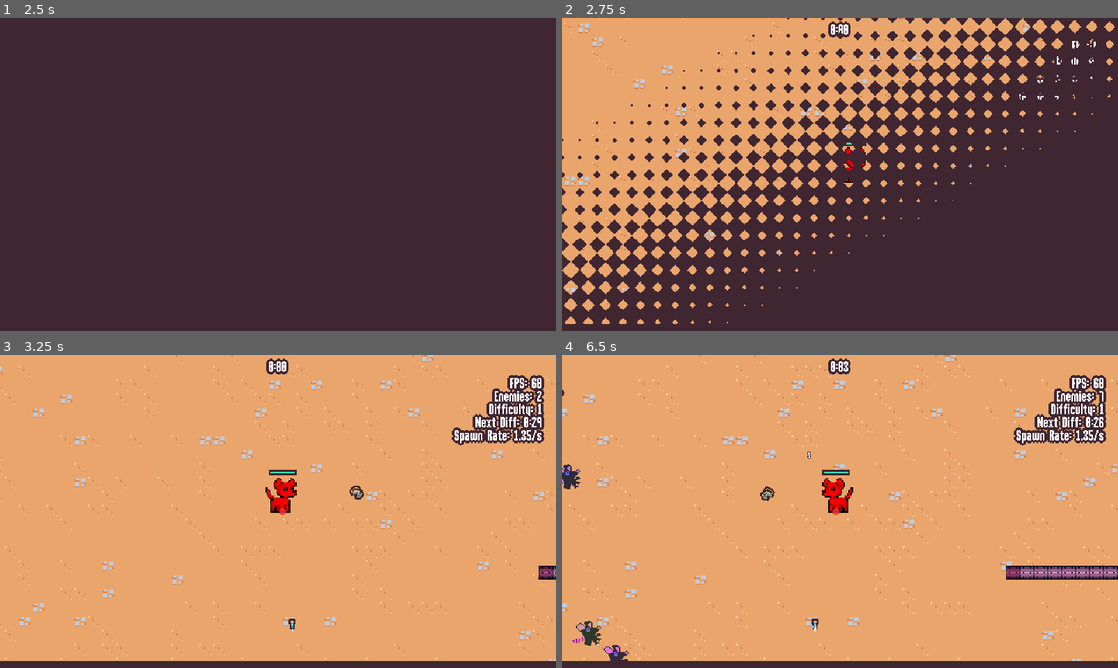
Above: before the commit, frames 1-4 (two rows, left to right).
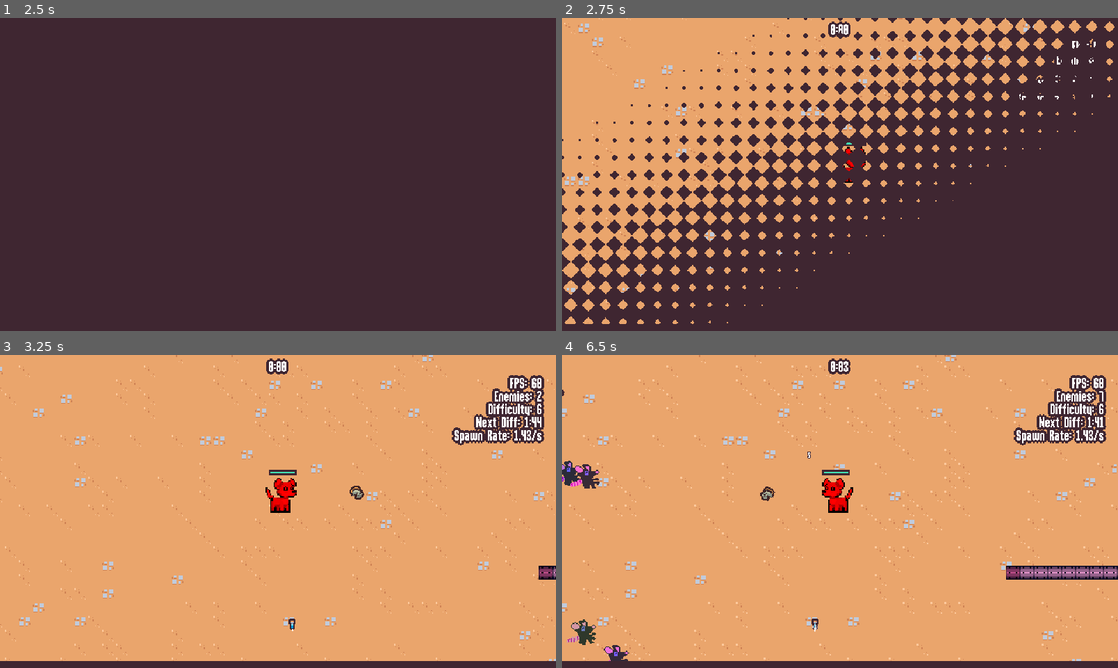
Above: after the commit, the same moments.

Repository: slophaus/vampire
Game: Godot game, scene res://scenes/ui/main_menu.tscn
Same seed, same stepped clock (60 frames per second), same inputs: the game is played once before the commit and once after it.
Inputs (mouse positions are in pixels of both pictures, inside the frame that each line leads up to):
- Up to frame 1 (2.5 s): click "1 Player" at 0.5 s; click "1 Player" at 1.25 s; click "Play" at 2 s
- Up to frame 2 (2.75 s): no input
- Up to frame 3 (3.25 s): move the mouse to (400, 495) at 2.77 s; press the mouse at (400, 495) at 2.78 s; hold D (move_right) from 2.78 s (still down)
- Up to frame 4 (6.5 s): move the mouse to (728, 527) at 3.52 s; release D (move_right) at 3.53 s; release the mouse at (728, 527) at 3.53 s; hold S (move_down) 3.53-4.28 s; click (728, 527) at 3.6 s; move the mouse to (895, 442) at 4.27 s; press the mouse at (895, 442) at 4.28 s; hold D (move_right) 4.28-5.03 s; move the mouse to (812, 574) at 5.02 s; release the mouse at (812, 574) at 5.03 s; hold W (move_up) 5.03-5.78 s; click (812, 574) at 5.1 s; move the mouse to (1006, 558) at 5.77 s; press the mouse at (1006, 558) at 5.78 s; hold A (move_left) from 5.78 s (still down)

Frame 1 is identical in both runs. In frame 2, less than 0.1% of the frame differs, in the area x 85-96%, y 18-26%; in frame 3, 0.4%; in frame 4, 1.1%, in the area x 0-98%, y 14-93%.

Commit message:
Adjust weapon penetration and leveling

Diff:
--- /dev/null
+++ b/resources/upgrades/boomerang_level.tres
@@ -0,0 +1,10 @@
+[gd_resource type="Resource" script_class="AbilityUpgrade" load_steps=2 format=3 uid="uid://dil8v1vu65apm"]
+
+[ext_resource type="Script" uid="uid://bo62cjqkynv4i" path="res://resources/upgrades/ability_upgrade.gd" id="1_ibioa"]
+
+[resource]
+script = ExtResource("1_ibioa")
+id = "boomerang_level"
+max_quantity = 0
+name = "Boomerang Level"
+description = "Throws a boomerang that reaches farther and hits more enemies."
--- a/resources/upgrades/fireball_level.tres
+++ b/resources/upgrades/fireball_level.tres
@@ -7,4 +7,4 @@
 id = "fireball_level"
 max_quantity = 0
 name = "Fireball Level"
-description = "Adds an extra fireball per attack and increases fireball damage by 2."
+description = "Adds an extra fireball per attack, increasing fireball damage, size, and penetration."
--- a/scenes/ability/axe_ability/axe_ability.gd
+++ b/scenes/ability/axe_ability/axe_ability.gd
@@ -3,7 +3,7 @@
 
 const MAX_RADIUS := 100
 const MAX_ROTATION := 2
-const MAX_HITS := 3
+const BASE_PENETRATION := 3
 
 @onready var hitbox_component := $HitboxComponent
 
@@ -15,6 +15,8 @@
 
 func _ready():
 	base_rotation = Vector2.RIGHT.rotated(randf_range(0, TAU))
+	if hitbox_component.penetration <= 0:
+		hitbox_component.penetration = BASE_PENETRATION
 	hitbox_component.hit_landed.connect(on_hit_landed)
 
 	var tween = create_tween()
@@ -38,5 +40,5 @@
 
 func on_hit_landed(current_hits: int) -> void:
 	hit_count = current_hits
-	if hit_count >= MAX_HITS:
+	if hit_count >= hitbox_component.penetration:
 		queue_free()
--- a/scenes/ability/axe_ability_controller/axe_ability_controller.gd
+++ b/scenes/ability/axe_ability_controller/axe_ability_controller.gd
@@ -4,6 +4,7 @@
 
 var base_damage = 10
 var additional_damage_percent: float = 1.0
+var base_penetration := 3
 var axe_level := 1
 var multi_shot_delay := 0.1
 var player_number := 1
@@ -68,5 +69,6 @@
 		axe_instance.global_position = player.global_position
 		axe_instance.hitbox_component.damage = base_damage * additional_damage_percent
 		axe_instance.hitbox_component.knockback = 0.0
+		axe_instance.hitbox_component.penetration = base_penetration
 		if shot_index < axe_level - 1:
 			await get_tree().create_timer(multi_shot_delay).timeout
--- a/scenes/ability/boomerang_ability/boomerang_ability.gd
+++ b/scenes/ability/boomerang_ability/boomerang_ability.gd
@@ -4,7 +4,7 @@
 const SPEED := 210.0
 const RETURN_SPEED_MULTIPLIER := 2.0
 const SPIN_SPEED := TAU * 1.5
-const MAX_HITS := 10
+const BASE_PENETRATION := 10
 const RETURN_DISTANCE := 24.0
 
 @onready var hitbox_component := $HitboxComponent
@@ -20,6 +20,8 @@
 
 
 func _ready():
+	if hitbox_component.penetration <= 0:
+		hitbox_component.penetration = BASE_PENETRATION
 	hitbox_component.hit_landed.connect(on_hit_landed)
 
 
@@ -62,5 +64,5 @@
 
 func on_hit_landed(current_hits: int) -> void:
 	hit_count = current_hits
-	if hit_count >= MAX_HITS:
+	if hit_count >= hitbox_component.penetration:
 		queue_free()
--- a/scenes/ability/boomerang_ability_controller/boomerang_ability_controller.gd
+++ b/scenes/ability/boomerang_ability_controller/boomerang_ability_controller.gd
@@ -1,12 +1,16 @@
 extends Node
 
-const MAX_RANGE = 150
+const BASE_RANGE = 150
+const RANGE_PER_LEVEL = 25
+const BASE_PENETRATION = 10
+const PENETRATION_PER_LEVEL = 2
 
 @export var boomerang_ability_scene: PackedScene
 
 var base_damage = 4
 var additional_damage_percent: float = 1.0
 var base_wait_time
+var boomerang_level := 1
 var player_number := 1
 
 
@@ -26,12 +30,12 @@
 
 	var aim_direction = get_aim_direction(player)
 	if aim_direction != Vector2.ZERO:
-		spawn_boomerang(player.global_position, player.global_position + (aim_direction * MAX_RANGE), player)
+		spawn_boomerang(player.global_position, player.global_position + (aim_direction * get_boomerang_range()), player)
 		return
 
 	var enemies = get_tree().get_nodes_in_group("enemy")
 	enemies = enemies.filter(func(enemy: Node2D):
-		return enemy.global_position.distance_squared_to(player.global_position) < pow(MAX_RANGE, 2)
+		return enemy.global_position.distance_squared_to(player.global_position) < pow(get_boomerang_range(), 2)
 	)
 
 	if enemies.is_empty():
@@ -57,6 +61,8 @@
 			$Timer.start()
 		"boomerang_damage":
 			additional_damage_percent = 1 + (current_upgrades["boomerang_damage"]["quantity"] * 0.15)
+		"boomerang_level":
+			boomerang_level = 1 + current_upgrades["boomerang_level"]["quantity"]
 
 
 func get_player() -> Node2D:
@@ -110,5 +116,10 @@
 	foreground_layer.add_child(boomerang_instance)
 	boomerang_instance.hitbox_component.damage = base_damage * additional_damage_percent
 	boomerang_instance.hitbox_component.knockback = 80.0
+	boomerang_instance.hitbox_component.penetration = BASE_PENETRATION + (PENETRATION_PER_LEVEL * (boomerang_level - 1))
 
-	boomerang_instance.setup(start_position, target_position, MAX_RANGE, player)
+	boomerang_instance.setup(start_position, target_position, get_boomerang_range(), player)
+
+
+func get_boomerang_range() -> float:
+	return BASE_RANGE + (RANGE_PER_LEVEL * (boomerang_level - 1))
--- a/scenes/ability/fireball_ability/fireball_ability.gd
+++ b/scenes/ability/fireball_ability/fireball_ability.gd
@@ -2,7 +2,7 @@
 class_name FireballAbility
 
 const SPEED := 150.0
-const MAX_HITS := 3
+const BASE_PENETRATION := 3
 
 @onready var hitbox_component: HitboxComponent = $HitboxComponent
 @onready var animated_sprite: AnimatedSprite2D = $AnimatedSprite2D
@@ -17,6 +17,8 @@
 func _ready():
 	animated_sprite.play()
 	collision_shape.disabled = false
+	if hitbox_component.penetration <= 0:
+		hitbox_component.penetration = BASE_PENETRATION
 	hitbox_component.hit_landed.connect(on_hit_landed)
 
 
@@ -42,5 +44,5 @@
 
 func on_hit_landed(current_hits: int) -> void:
 	hit_count = current_hits
-	if hit_count >= MAX_HITS:
+	if hit_count >= hitbox_component.penetration:
 		queue_free()
--- a/scenes/ability/fireball_ability_controller/fireball_ability_controller.gd
+++ b/scenes/ability/fireball_ability_controller/fireball_ability_controller.gd
@@ -3,6 +3,10 @@
 const MAX_RANGE = 450
 const PLAYER_ATTACK_LAYER = 4
 const ENEMY_ATTACK_LAYER = 8
+const BASE_PENETRATION = 3
+const PENETRATION_PER_LEVEL = 1
+const BASE_SCALE = 1.0
+const SCALE_PER_LEVEL = 0.15
 
 @export var fireball_ability: PackedScene
 @export var owner_group := "player"
@@ -119,6 +123,8 @@
 	var level_damage = base_damage + (damage_per_level * (fireball_level - 1))
 	fireball_instance.hitbox_component.damage = level_damage * additional_damage_percent
 	fireball_instance.hitbox_component.knockback = 250.0
+	fireball_instance.hitbox_component.penetration = BASE_PENETRATION + (PENETRATION_PER_LEVEL * (fireball_level - 1))
+	fireball_instance.scale = Vector2.ONE * (BASE_SCALE + (SCALE_PER_LEVEL * (fireball_level - 1)))
 	if target_group == "player":
 		fireball_instance.hitbox_component.collision_layer = ENEMY_ATTACK_LAYER
 	else:
--- a/scenes/ability/sword_ability/sword_ability.gd
+++ b/scenes/ability/sword_ability/sword_ability.gd
@@ -2,7 +2,7 @@
 class_name SwordAbility
 
 const SPEED := 450.0
-const MAX_HITS := 3
+const BASE_PENETRATION := 3
 const WORM_COLLISION_LAYER := 1
 
 @onready var hitbox_component: HitboxComponent = $HitboxComponent
@@ -22,6 +22,8 @@
 	sprite.scale = Vector2.ONE
 	collision_shape.disabled = false
 	hitbox_component.collision_mask = WORM_COLLISION_LAYER
+	if hitbox_component.penetration <= 0:
+		hitbox_component.penetration = BASE_PENETRATION
 	hitbox_component.hit_landed.connect(on_hit_landed)
 	hitbox_component.body_entered.connect(on_body_entered)
 
@@ -48,7 +50,7 @@
 
 func on_hit_landed(current_hits: int) -> void:
 	hit_count = current_hits
-	if hit_count >= MAX_HITS:
+	if hit_count >= hitbox_component.penetration:
 		despawn()
 
 
--- a/scenes/ability/sword_ability_controller/sword_ability_controller.gd
+++ b/scenes/ability/sword_ability_controller/sword_ability_controller.gd
@@ -10,6 +10,7 @@
 
 var base_damage = 5
 var additional_damage_percent: float = 1.0
+var base_penetration := 3
 var base_wait_time
 var sword_level := 1
 var multi_shot_delay := 0.1
@@ -122,6 +123,7 @@
 	foreground_layer.add_child(sword_instance)
 	sword_instance.hitbox_component.damage = base_damage * additional_damage_percent
 	sword_instance.hitbox_component.knockback = 250.0
+	sword_instance.hitbox_component.penetration = base_penetration
 	if owner_group == "player":
 		sword_instance.hitbox_component.collision_layer = PLAYER_HITBOX_LAYER
 	else:
--- a/scenes/component/hitbox_component.gd
+++ b/scenes/component/hitbox_component.gd
@@ -3,6 +3,7 @@
 
 var damage = 0
 var knockback = 0.0
+var penetration := 1
 signal hit_landed(hit_count: int)
 
 var hit_count := 0
--- a/scenes/component/hurtbox_component.gd
+++ b/scenes/component/hurtbox_component.gd
@@ -35,7 +35,11 @@
 	var fmt_string := "%0.1f"
 	if is_equal_approx(hitbox_component.damage, int(hitbox_component.damage)):
 		fmt_string = "%0.0f"
-	floating_text.start(fmt_string % hitbox_component.damage)
+	var damage_color := Color.WHITE
+	var owner_node = get_parent()
+	if owner_node != null and owner_node.is_in_group("player"):
+		damage_color = Color(1, 0.3, 0.3)
+	floating_text.start(fmt_string % hitbox_component.damage, damage_color)
 
 	hit.emit()
 
--- a/scenes/game_object/game_camera/game_camera.gd
+++ b/scenes/game_object/game_camera/game_camera.gd
@@ -1,6 +1,7 @@
 extends Camera2D
 
 @export var target_dot_path: NodePath
+@export var show_average_position_dot := false
 
 var target_position = Vector2.ZERO
 
@@ -9,6 +10,8 @@
 
 func _ready():
 	make_current()
+	if target_dot != null:
+		target_dot.visible = show_average_position_dot
 
 
 func _process(delta):
@@ -23,5 +26,5 @@
 		for player in player_nodes:
 			summed_position += (player as Node2D).global_position
 		target_position = summed_position / float(player_nodes.size())
-		if target_dot != null:
+		if target_dot != null and show_average_position_dot:
 			target_dot.global_position = target_position
--- a/scenes/game_object/worm_enemy/worm_enemy.tscn
+++ b/scenes/game_object/worm_enemy/worm_enemy.tscn
@@ -24,7 +24,7 @@
 script = ExtResource("1_0r4sg")
 
 [node name="HealthComponent" parent="." instance=ExtResource("2_8h4ly")]
-max_health = 120.0
+max_health = 20.0
 
 [node name="HitFlashComponent" parent="." node_paths=PackedStringArray("health_component", "sprite") instance=ExtResource("6_h7r1w")]
 health_component = NodePath("../HealthComponent")
--- a/scenes/manager/arena_time_manager.gd
+++ b/scenes/manager/arena_time_manager.gd
@@ -9,7 +9,7 @@
 
 @onready var timer = $Timer
 
-var arena_difficulty = 1
+var arena_difficulty = 6
 
 
 func _ready():
--- a/scenes/manager/upgrade_manager.gd
+++ b/scenes/manager/upgrade_manager.gd
@@ -9,6 +9,7 @@
 var players_by_number: Dictionary = {}
 
 var upgrade_boomerang := preload("res://resources/upgrades/boomerang.tres")
+var upgrade_boomerang_level := preload("res://resources/upgrades/boomerang_level.tres")
 var upgrade_axe := preload("res://resources/upgrades/axe.tres")
 var upgrade_axe_damage := preload("res://resources/upgrades/axe_damage.tres")
 var upgrade_axe_level := preload("res://resources/upgrades/axe_level.tres")
@@ -65,6 +66,8 @@
 
 
 func update_upgrade_pool(chosen_upgrade: AbilityUpgrade, upgrade_pool: WeightedTable):
+	if chosen_upgrade.id == upgrade_boomerang.id:
+		upgrade_pool.add_item(upgrade_boomerang_level, 10)
 	if chosen_upgrade.id == upgrade_axe.id:
 		upgrade_pool.add_item(upgrade_axe_damage, 10)
 		upgrade_pool.add_item(upgrade_axe_level, 10)
--- a/scenes/ui/upgrade_screen.gd
+++ b/scenes/ui/upgrade_screen.gd
@@ -46,7 +46,7 @@
 func get_display_name(upgrade: AbilityUpgrade, current_upgrades: Dictionary) -> String:
 	if upgrade.id == "fireball":
 		return "Fireball Level 1"
-	if upgrade.id in ["sword_level", "axe_level", "fireball_level"]:
+	if upgrade.id in ["sword_level", "axe_level", "fireball_level", "boomerang_level"]:
 		var base_name = upgrade.name.replace(" Level", "")
 		var current_quantity = 0
 		if current_upgrades.has(upgrade.id):
